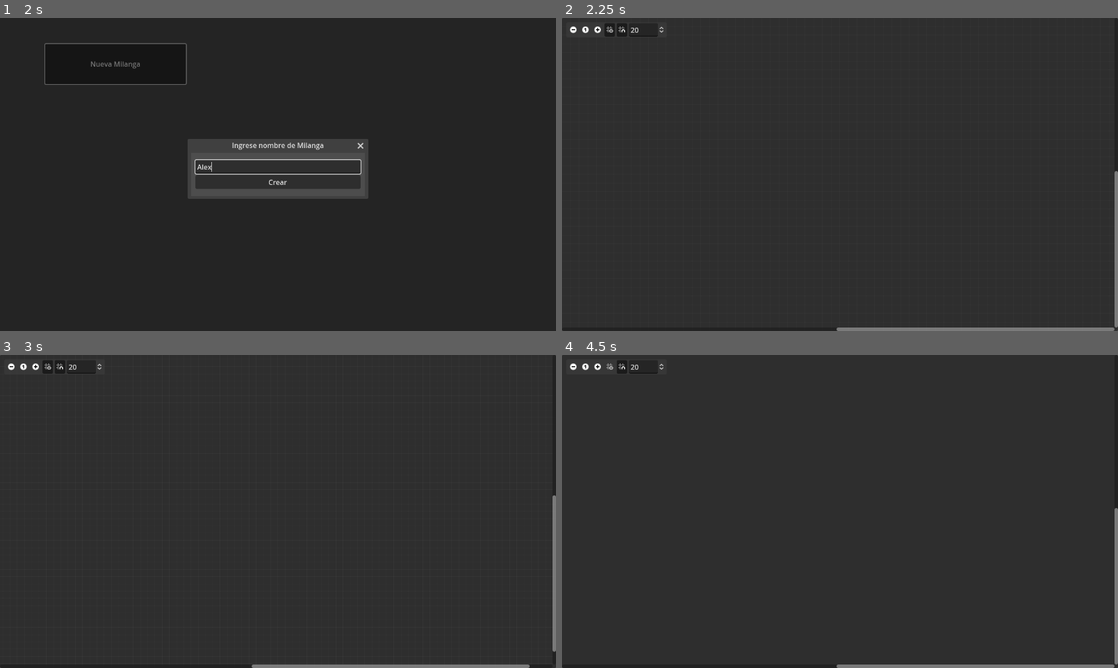
Above: before the commit, frames 1-4 (two rows, left to right).
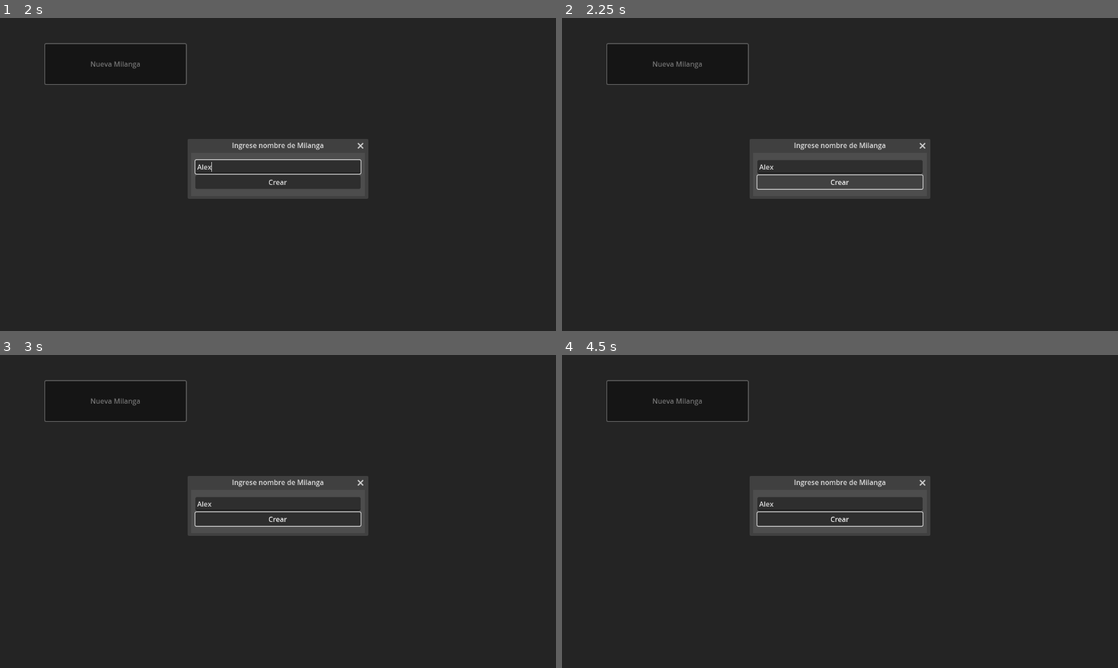
Above: after the commit, the same moments.

Repository: dannygaray60/milanganote
Game: Godot game, scene res://screens/start_menu.tscn
The game is run twice, just before and just after one commit, with the same random seed, the same clock (stepped at 60 frames per second) and the same inputs. The engine's default icon, where the game draws it, is replaced by a stand-in: a white triangle on a blue panel in a dark square.
Inputs (mouse positions are in pixels of both pictures, inside the frame that each line leads up to):
- Up to frame 1 (2 s): click "Nueva Milanga" at 0.5 s; click (278, 168) at 1.27 s; type "Alex" at 1.35 s
- Up to frame 2 (2.25 s): click "Crear" at 2 s
- Up to frame 3 (3 s): click (11, 367) at 2.77 s
- Up to frame 4 (4.5 s): click (595, 367) at 3.52 s; click (612, 367) at 4.27 s

Frame 1 is identical in both runs. In frame 2, 6.3% of the frame differs, in the area x 0-100%, y 0-100%; in frame 3, 6.2%; in frame 4, 6.3%.
Error before the commit: Cannot call method 'store_line' on a null value. (res://src/milangadata.gd:28)
Error after the commit: Invalid access to property or key 'data' on a base object of type 'Dictionary'. (res://screens/start_menu.gd:5)

Commit message:
update dev

Diff:
--- a/dock.gd
+++ /dev/null
@@ -1,10 +0,0 @@
-extends GraphEdit
-
-func _drop_data(at_position: Vector2, data: Variant) -> void:
-	print(data)
-
-func _ready():
-	get_viewport().files_dropped.connect(on_files_dropped)
-
-func on_files_dropped(files):
-	print(files)
--- a/dock.tscn
+++ /dev/null
@@ -1,140 +0,0 @@
-[gd_scene load_steps=3 format=3 uid="uid://dxelmo7en8acb"]
-
-[ext_resource type="Script" path="res://dock.gd" id="1_hqw1s"]
-[ext_resource type="Texture2D" uid="uid://dc3wou8io4u6" path="res://icon.svg" id="1_nqqnt"]
-
-[node name="GraphEdit" type="GraphEdit"]
-anchors_preset = 15
-anchor_right = 1.0
-anchor_bottom = 1.0
-grow_horizontal = 2
-grow_vertical = 2
-script = ExtResource("1_hqw1s")
-
-[node name="GraphNode" type="GraphNode" parent="."]
-z_index = 1
-layout_mode = 0
-offset_left = 18.0
-offset_top = 46.0
-offset_right = 291.0
-offset_bottom = 314.0
-mouse_filter = 1
-position_offset = Vector2(18, 46)
-resizable = true
-title = "icon.svg"
-slot/0/left_enabled = false
-slot/0/left_type = 0
-slot/0/left_color = Color(1, 1, 1, 1)
-slot/0/left_icon = null
-slot/0/right_enabled = true
-slot/0/right_type = 0
-slot/0/right_color = Color(1, 1, 1, 1)
-slot/0/right_icon = null
-slot/0/draw_stylebox = true
-
-[node name="TextureRect" type="TextureRect" parent="GraphNode"]
-layout_mode = 2
-size_flags_vertical = 3
-texture = ExtResource("1_nqqnt")
-stretch_mode = 5
-
-[node name="GraphNode3" type="GraphNode" parent="."]
-z_index = 1
-layout_mode = 0
-offset_left = 20.0
-offset_top = 372.0
-offset_right = 293.0
-offset_bottom = 640.0
-mouse_filter = 1
-position_offset = Vector2(20, 372)
-resizable = true
-title = "icon.svg"
-slot/0/left_enabled = false
-slot/0/left_type = 0
-slot/0/left_color = Color(1, 1, 1, 1)
-slot/0/left_icon = null
-slot/0/right_enabled = true
-slot/0/right_type = 0
-slot/0/right_color = Color(1, 1, 1, 1)
-slot/0/right_icon = null
-slot/0/draw_stylebox = true
-
-[node name="TextureRect" type="TextureRect" parent="GraphNode3"]
-layout_mode = 2
-size_flags_vertical = 3
-texture = ExtResource("1_nqqnt")
-stretch_mode = 5
-
-[node name="GraphNode2" type="GraphNode" parent="."]
-z_index = 1
-layout_mode = 0
-offset_left = 373.0
-offset_top = 56.0
-offset_right = 646.0
-offset_bottom = 324.0
-mouse_filter = 1
-position_offset = Vector2(373, 56)
-resizable = true
-slot/0/left_enabled = true
-slot/0/left_type = 0
-slot/0/left_color = Color(1, 1, 1, 1)
-slot/0/left_icon = null
-slot/0/right_enabled = false
-slot/0/right_type = 0
-slot/0/right_color = Color(1, 1, 1, 1)
-slot/0/right_icon = null
-slot/0/draw_stylebox = true
-
-[node name="TextEdit" type="TextEdit" parent="GraphNode2"]
-layout_mode = 2
-size_flags_vertical = 3
-wrap_mode = 1
-autowrap_mode = 2
-
-[node name="GraphNode4" type="GraphNode" parent="."]
-z_index = 1
-layout_mode = 0
-offset_left = 726.0
-offset_top = 94.0
-offset_right = 999.0
-offset_bottom = 362.0
-mouse_filter = 1
-position_offset = Vector2(726, 94)
-resizable = true
-
-[node name="GraphNode5" type="GraphNode" parent="."]
-z_index = 1
-layout_mode = 0
-offset_left = 434.0
-offset_top = 292.0
-offset_right = 707.0
-offset_bottom = 560.0
-mouse_filter = 1
-position_offset = Vector2(434, 292)
-resizable = true
-
-[node name="GraphElement" type="GraphElement" parent="."]
-layout_mode = 0
-offset_left = 613.0
-offset_top = 225.0
-offset_right = 951.0
-offset_bottom = 493.0
-position_offset = Vector2(613, 225)
-resizable = true
-
-[node name="Panel" type="Panel" parent="GraphElement"]
-layout_mode = 2
-mouse_filter = 1
-
-[node name="PanelContainer" type="PanelContainer" parent="GraphElement/Panel"]
-layout_mode = 1
-anchors_preset = 15
-anchor_right = 1.0
-anchor_bottom = 1.0
-grow_horizontal = 2
-grow_vertical = 2
-mouse_filter = 1
-
-[node name="Line2D" type="Line2D" parent="GraphElement/Panel/PanelContainer"]
-position = Vector2(32, 21)
-points = PackedVector2Array(246, 33, 119, 194, 43, 40, 127, 41)
--- a/draw_test.tscn
+++ /dev/null
@@ -1,9 +0,0 @@
-[gd_scene format=3 uid="uid://cxited0k3gkt8"]
-
-[node name="Control" type="Control"]
-layout_mode = 3
-anchors_preset = 15
-anchor_right = 1.0
-anchor_bottom = 1.0
-grow_horizontal = 2
-grow_vertical = 2
--- a/screens/dock.gd
+++ b/screens/dock.gd
@@ -13,12 +13,25 @@
 		Vars.milangas_path,Vars.current_milanga_dir
 	]
 
+	## cargar data
+	var milanga_data = Milangadata.load_data(json_path)
+
 	## si no existe json, crearlo
-	if Milangadata.load_data(json_path) == ERR_FILE_NOT_FOUND:
-		Milangadata.save_data(json_path)
+	if milanga_data is int and milanga_data == ERR_FILE_NOT_FOUND:
+		Milangadata.save_data(json_path,$GraphEdit)
 
-	## cargar data
-	Milangadata.load_data(json_path)
+	## recorrer nodos
+	if milanga_data.has("nodes"):
+		for n in milanga_data["nodes"]:
+			var n_data : Dictionary = milanga_data["nodes"][n]
+			$%ContextMenu.add_node(
+				int(n_data["type"]), n_data
+			)
+
+	$GraphEdit.zoom = milanga_data["data"]["zoom"]
+	$GraphEdit.scroll_offset = $%ContextMenu.string_to_vector2(
+		milanga_data["data"]["scroll_offset"]
+	)
 
 func _input(event: InputEvent) -> void:
 
@@ -28,6 +41,7 @@
 
 
 func on_files_dropped(files:PackedStringArray) -> void:
+
 	if files.size() != 1:
 		return
 
@@ -41,8 +55,13 @@
 			files[0].get_file()
 		]
 
-		var node_data:Dictionary
-		node_data["image_file"] = destination_path.get_file()
+		var node_data:Dictionary = {}
+
+		node_data = {
+			"position": _get_mouse_pos(),
+			"filename": destination_path.get_file(),
+			"size_rect" : Vector2(56,56)
+		}
 
 		## TODO si el archivo existe, no reemplazarlo, sino darle un numero consecutivo
 		## copiar archivo
@@ -51,7 +70,7 @@
 		)
 
 		$%ContextMenu.add_node(
-			2, node_data, _get_mouse_pos()
+			2, node_data
 		)
 
 func _get_mouse_pos() -> Vector2:
--- a/screens/start_menu.gd
+++ b/screens/start_menu.gd
@@ -2,6 +2,7 @@
 
 func open_milanga(milanga_name:String) -> void:
 	Vars.current_milanga_dir = milanga_name
+	Vars.milanga_info["data"]["name"] = milanga_name
 	get_tree().change_scene_to_file("res://screens/dock.tscn")
 
 func _on_btn_create_milanga_pressed() -> void:
--- a/src/milangadata.gd
+++ b/src/milangadata.gd
@@ -1,6 +1,6 @@
 extends Node
 
-func load_data(json_path:String) -> int:
+func load_data(json_path:String) -> Variant:
 	if FileAccess.file_exists(json_path) == false:
 		return ERR_FILE_NOT_FOUND
 	else:
@@ -11,18 +11,28 @@
 
 		FileJson.close()
 
-		Vars.milanga_data = JSON.parse_string(json_string)
+		return JSON.parse_string(json_string)
 
-		return OK
+func save_data(json_path:String,GraphEd:GraphEdit) -> int:
 
-func save_data(json_path:String) -> int:
+	var milanga_nodes : Dictionary = {}
+
+	Vars.milanga_info["scroll_offset"] = GraphEd.scroll_offset
+	Vars.milanga_info["zoom"] = GraphEd.zoom
+
+	for n in GraphEd.get_children():
+		if n is GraphNode or n is GraphElement:
+			milanga_nodes[n.name] = n.get_data()
 
 	var FileJson := FileAccess.open(
 		json_path, FileAccess.WRITE
 	)
 
 	var json_data : String = JSON.stringify(
-		Vars.milanga_data
+		{
+			"data":Vars.milanga_info,
+			"nodes":milanga_nodes
+		}
 	)
 
 	FileJson.store_line(json_data)
--- a/src/nodes/header.gd
+++ b/src/nodes/header.gd
@@ -1,6 +1,19 @@
 extends GraphElement
 
+var data : Dictionary = {}
+
 var type : int = 0
+
+
+func get_data() -> Dictionary:
+	data["type"] = type
+	return data
+
+func set_data(dataset:Dictionary) -> void:
+	data = dataset
+	##TODO setear a nodos
+	position_offset = data["position"]
+	$%Label.text = data["text"]
 
 func set_text(text:String) -> void:
 	_on_line_edit_text_changed(text)
@@ -25,6 +38,10 @@
 	if new_text.is_empty() == true:
 		new_text = "Header"
 	$%Label.text = new_text
+	data["text"] = new_text
 
 func _on_line_edit_text_submitted(_new_text: String) -> void:
 	_on_node_deselected()
+
+func _on_dragged(_from: Vector2, to: Vector2) -> void:
+	data["position"] = to
--- a/src/nodes/header.tscn
+++ b/src/nodes/header.tscn
@@ -56,6 +56,7 @@
 theme_override_font_sizes/font_size = 30
 text = "Header"
 
+[connection signal="dragged" from="." to="." method="_on_dragged"]
 [connection signal="node_deselected" from="." to="." method="_on_node_deselected"]
 [connection signal="node_selected" from="." to="." method="_on_node_selected"]
 [connection signal="raise_request" from="." to="GraphDoubleClickDetect" method="_on_raise"]
--- a/src/nodes/image.gd
+++ b/src/nodes/image.gd
@@ -1,20 +1,30 @@
 extends GraphNode
 
 ##TODO al hacer doble click abrir imagen en pantalla completa
+
+var data : Dictionary = {}
 
 var type : int = 2
 
 var image_file : String
 
-func _ready() -> void:
-	title = image_file
+func get_data() -> Dictionary:
+	data["type"] = type
+	return data
+
+func set_data(dataset:Dictionary) -> void:
+	data = dataset
+	##TODO setear a nodos
+	position_offset = data["position"]
+	title = data["filename"]
 	$TextureRect.texture = create_texture_from(
 		"%s/%s/%s" % [
 			Vars.milangas_path,
 			Vars.current_milanga_dir,
-			image_file
+			data["filename"]
 		]
 	)
+	size = data["size_rect"]
 
 func create_texture_from(filepath:String) -> Texture:
 
@@ -30,3 +40,9 @@
 
 	#print_debug("Textura creada para: "+filepath)
 	return ImageTexture.create_from_image(img)
+
+func _on_dragged(_from: Vector2, to: Vector2) -> void:
+	data["position"] = to
+
+func _on_resize_request(new_minsize: Vector2) -> void:
+	data["size_rect"] = new_minsize
--- a/src/nodes/image.tscn
+++ b/src/nodes/image.tscn
@@ -34,3 +34,6 @@
 texture = ExtResource("1_45fod")
 expand_mode = 3
 stretch_mode = 5
+
+[connection signal="dragged" from="." to="." method="_on_dragged"]
+[connection signal="resize_request" from="." to="." method="_on_resize_request"]
--- a/src/nodes/text.gd
+++ b/src/nodes/text.gd
@@ -1,6 +1,20 @@
 extends GraphElement
 
+var data : Dictionary = {}
+
 var type : int = 1
+
+func get_data() -> Dictionary:
+	data["type"] = type
+	return data
+
+func set_data(dataset:Dictionary) -> void:
+	data = dataset
+	##TODO setear a nodos
+	position_offset = data["position"]
+	$%TextEdit.text = data["text"]
+	_on_text_edit_text_changed()
+	size = data["size_rect"]
 
 func _on_graph_double_click_detect_double_clicked() -> void:
 	$%TextEdit.visible = true
@@ -22,3 +36,12 @@
 	if new_text.is_empty() == true:
 		new_text = "Example text..."
 	$%RichTextLabel.text = $%TextEdit.text
+	data["text"] = new_text
+
+func _on_dragged(_from: Vector2, to: Vector2) -> void:
+	data["position"] = to
+
+
+
+func _on_resize_request(new_minsize: Vector2) -> void:
+	data["size_rect"] = new_minsize
--- a/src/nodes/text.tscn
+++ b/src/nodes/text.tscn
@@ -65,8 +65,10 @@
 text = "Example text..."
 autowrap_mode = 2
 
+[connection signal="dragged" from="." to="." method="_on_dragged"]
 [connection signal="node_deselected" from="." to="." method="_on_node_deselected"]
 [connection signal="node_selected" from="." to="." method="_on_node_selected"]
 [connection signal="raise_request" from="." to="GraphDoubleClickDetect" method="_on_raise"]
+[connection signal="resize_request" from="." to="." method="_on_resize_request"]
 [connection signal="double_clicked" from="GraphDoubleClickDetect" to="." method="_on_graph_double_click_detect_double_clicked"]
 [connection signal="text_changed" from="MarginContainer/TextEdit" to="." method="_on_text_edit_text_changed"]
--- a/src/nodes/url.gd
+++ b/src/nodes/url.gd
@@ -1,6 +1,19 @@
 extends GraphElement
 
+var data : Dictionary = {}
+
 var type : int = 3
+
+func get_data() -> Dictionary:
+	data["type"] = type
+	return data
+
+func set_data(dataset:Dictionary) -> void:
+	data = dataset
+	##TODO setear a nodos
+	position_offset = data["position"]
+	_on_line_edit_text_changed(data["url"])
+	$%LineEdit.text = data["url"]
 
 func _on_line_edit_text_changed(new_text: String) -> void:
 	new_text = new_text.strip_edges()
@@ -8,7 +21,7 @@
 		$%BtnGo.visible = true
 	else:
 		$%BtnGo.visible = false
-
+	data["url"] = new_text
 
 func _on_node_selected() -> void:
 	$%BorderPanel.visible = true
@@ -20,3 +33,7 @@
 func _on_btn_go_pressed() -> void:
 	var uri : String = $%LineEdit.text
 	OS.shell_open(uri)
+
+
+func _on_dragged(_from: Vector2, to: Vector2) -> void:
+	data["position"] = to
--- a/src/nodes/url.tscn
+++ b/src/nodes/url.tscn
@@ -39,10 +39,10 @@
 
 [node name="MarginContainer" type="MarginContainer" parent="."]
 layout_mode = 2
-theme_override_constants/margin_left = 5
-theme_override_constants/margin_top = 5
-theme_override_constants/margin_right = 5
-theme_override_constants/margin_bottom = 5
+theme_override_constants/margin_left = 10
+theme_override_constants/margin_top = 10
+theme_override_constants/margin_right = 10
+theme_override_constants/margin_bottom = 10
 
 [node name="HBoxContainer" type="HBoxContainer" parent="MarginContainer"]
 layout_mode = 2
@@ -60,10 +60,12 @@
 visible = false
 custom_minimum_size = Vector2(40, 0)
 layout_mode = 2
+focus_mode = 0
 icon = ExtResource("3_vq4o1")
 icon_alignment = 1
 expand_icon = true
 
+[connection signal="dragged" from="." to="." method="_on_dragged"]
 [connection signal="node_deselected" from="." to="." method="_on_node_deselected"]
 [connection signal="node_selected" from="." to="." method="_on_node_selected"]
 [connection signal="text_changed" from="MarginContainer/HBoxContainer/LineEdit" to="." method="_on_line_edit_text_changed"]
--- a/src/ui_context_menu_dock.gd
+++ b/src/ui_context_menu_dock.gd
@@ -6,6 +6,8 @@
 var NodeText = preload("res://src/nodes/text.tscn")
 var NodeImage = preload("res://src/nodes/image.tscn")
 var NodeURL = preload("res://src/nodes/url.tscn")
+
+var nodes_count : int = 0
 
 func _ready() -> void:
 	visible = false
@@ -16,30 +18,67 @@
 	position_origin:Vector2=position
 ) -> void:
 
+	nodes_count += 1
+
 	var NodeObj : Object
 
 	match type:
 		## header
 		0:
 			NodeObj = NodeHeader.instantiate()
-			if data.is_empty() == false:
-				NodeObj.set_text(data["text"])
-
+			if data.is_empty() == true:
+				data = {
+					"position":position_origin,
+					"text": "Header",
+					"size": 20,
+					"color": "#ffffff"
+				}
+		## text
 		1:
 			NodeObj = NodeText.instantiate()
-
+			if data.is_empty() == true:
+				data = {
+					"position":position_origin,
+					"text": "Example text...",
+					"size": 10,
+					"color": "#ffffff",
+					"size_rect" : Vector2(151,80)
+				}
+			if data["size_rect"] is String:
+				data["size_rect"] = string_to_vector2(data["size_rect"])
 		2:
 			NodeObj = NodeImage.instantiate()
-			if data.is_empty() == false:
-				NodeObj.image_file = data["image_file"]
-
+			if data["size_rect"] is String:
+				data["size_rect"] = string_to_vector2(data["size_rect"])
 		3:
 			NodeObj = NodeURL.instantiate()
+			if data.is_empty() == true:
+				data = {
+					"position":position_origin,
+					"url": "",
+					"size": 10,
+					"color": "#ffffff",
+				}
+
+	data["type"] = type
 
 	## TODO con zoom diferente de 1, hay desfasimiento de la posicion a la real
 	NodeObj.position_offset = position_origin + GraphEditNode.scroll_offset / GraphEditNode.zoom
 
 	GraphEditNode.add_child(NodeObj)
+
+	if data.has("position") == true:
+
+		## convertir position string a vector2
+		if data["position"] is String:
+			data["position"] = string_to_vector2(data["position"])
+
+		position_origin = data["position"]
+
+	else:
+		data["position"] = position_origin
+
+	NodeObj.set_data(data)
 
 	NodeObj.connect(
 		"raise_request",
@@ -49,6 +88,18 @@
 		"node_deselected",
 		Callable(get_parent(),"_on_deselected_node").bind(NodeObj.name)
 	)
+
+func string_to_vector2(strng:String) -> Vector2:
+	var vect : Vector2
+	var arr : PackedStringArray
+	strng = strng.replace("(","")
+	strng = strng.replace(")","")
+	arr = strng.split(",")
+	vect = Vector2(
+		float(arr[0].strip_edges()),
+		float(arr[1].strip_edges())
+	)
+	return vect
 
 func _on_button_pressed() -> void:
 	release_focus()
@@ -70,3 +121,9 @@
 func _on_btn_delete_pressed() -> void:
 	get_parent().CurrentNodeSelected.queue_free()
 	release_focus()
+
+
+func _on_btn_save_pressed() -> void:
+	Milangadata.save_data(
+		Vars.get_current_milanga_dir() + "/data.json", GraphEditNode
+	)
--- a/src/ui_context_menu_dock.tscn
+++ b/src/ui_context_menu_dock.tscn
@@ -20,7 +20,7 @@
 corner_radius_bottom_right = 10
 corner_radius_bottom_left = 10
 
-[node name="PanelContainer" type="PanelContainer"]
+[node name="ContextMenu" type="PanelContainer"]
 custom_minimum_size = Vector2(188, 0)
 offset_right = 188.0
 offset_bottom = 86.0
@@ -163,7 +163,7 @@
 offset_bottom = 88.0
 grow_horizontal = 0
 
-[node name="Button" type="Button" parent="MarginContainer/VBoxContainer/BtnFile/VBoxContainer2"]
+[node name="BtnSave" type="Button" parent="MarginContainer/VBoxContainer/BtnFile/VBoxContainer2"]
 layout_mode = 2
 focus_mode = 0
 theme_override_font_sizes/font_size = 25
@@ -203,4 +203,5 @@
 [connection signal="pressed" from="MarginContainer/VBoxContainer/BtnAddNode/VBoxContainer2/BtnImage" to="." method="add_node" binds= [2, {}]]
 [connection signal="pressed" from="MarginContainer/VBoxContainer/BtnAddNode/VBoxContainer2/BtnUrl" to="." method="_on_button_pressed"]
 [connection signal="pressed" from="MarginContainer/VBoxContainer/BtnAddNode/VBoxContainer2/BtnUrl" to="." method="add_node" binds= [3, {}]]
-[connection signal="pressed" from="MarginContainer/VBoxContainer/BtnFile/VBoxContainer2/Button" to="." method="_on_button_pressed"]
+[connection signal="pressed" from="MarginContainer/VBoxContainer/BtnFile/VBoxContainer2/BtnSave" to="." method="_on_button_pressed"]
+[connection signal="pressed" from="MarginContainer/VBoxContainer/BtnFile/VBoxContainer2/BtnSave" to="." method="_on_btn_save_pressed"]
--- a/src/vars.gd
+++ b/src/vars.gd
@@ -1,9 +1,13 @@
 extends Node
 
 var milangas_path : String
-var current_milanga_dir : String = "Testeo de Proyecto"
+var current_milanga_dir : String = "Proyecto Test"
 
-var milanga_data : Dictionary
+var milanga_info : Dictionary = {
+	"name":"Milanga",
+	"scroll_offset": Vector2(0,0),
+	"zoom":1
+}
 
 func _ready() -> void:
 	## establecer milangas_path si no hay config establecida antes
@@ -20,3 +24,6 @@
 		)
 		if err != OK:
 			print_debug("Error making dir %d"%[err])
+
+func get_current_milanga_dir() -> String:
+	return "%s/%s" % [milangas_path,current_milanga_dir]
